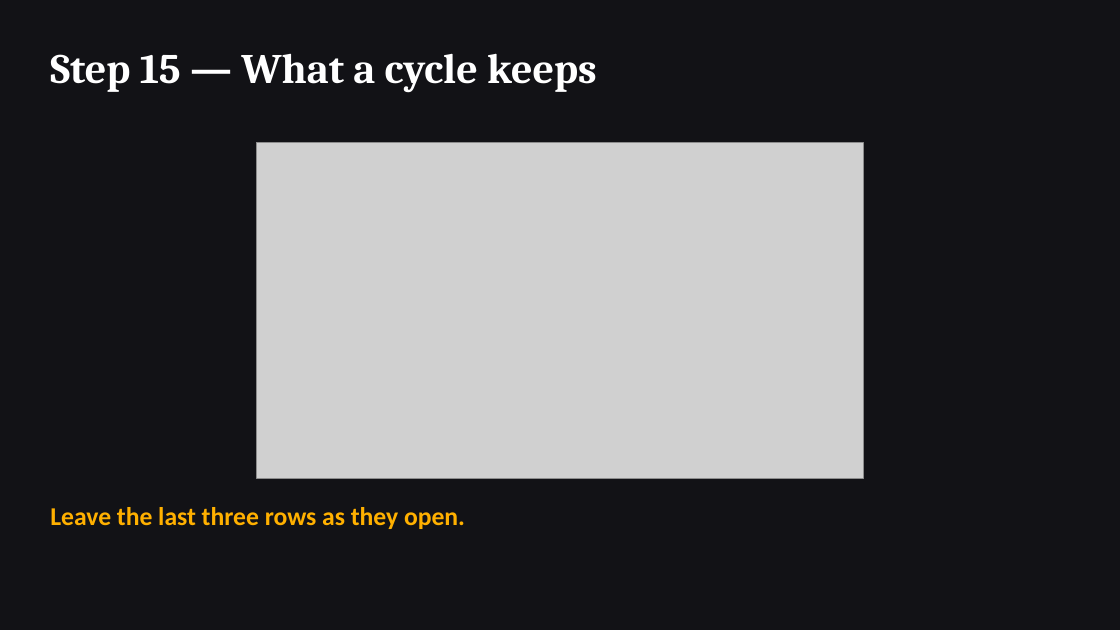
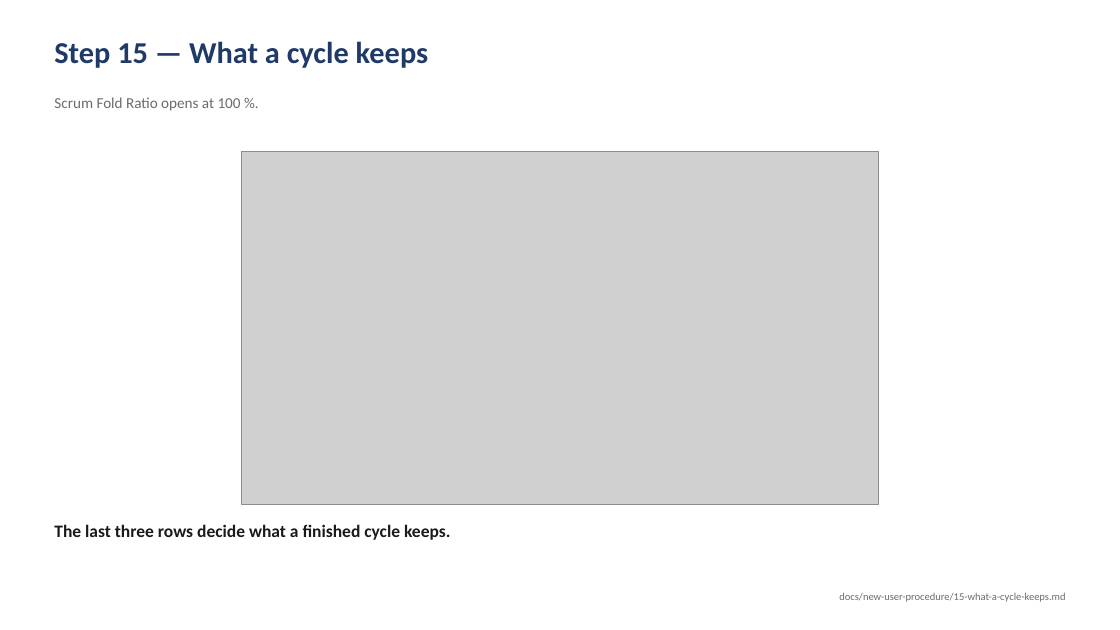
Before and after one commit to Acervator-LLC/ACERVATOR, a slide deck: slide 15 of docs/new-user-procedure/New-User-Procedure.pptx. Drawn at 1120x630 pixels with LibreOffice and Linux fonts; fonts in the diff are those of the drawing; grey boxes stand for pictures. Boxes give left, top, right and bottom in pixels: in the first picture for what was removed or moved away, otherwise in the second. Text is boxed around its words. In the diff, an @@ line names an element or a change of style, - is before the commit and + after.

```diff
--- a/docs/new-user-procedure/New-User-Procedure.pptx
+++ b/docs/new-user-procedure/New-User-Procedure.pptx
@@ background #121216 to #FFFFFF @@
@@ text "Step 15 — What a ...": place and size @@
-text "Step 15 — What a ..." at [50,53,597,93]
+text "Step 15 — What a ..." at [54,41,429,68]
@@ text "Step 15 — What a ..." at [54,41,429,68]: size 36 to 26 pt, font Cambria to Calibri, text colour #FFFFFF to #1F3A68; less space between paragraphs @@
@@ text added at [54,97,241,111], 13 pt, text #6B6B6B @@
+Scrum Fold Ratio opens at 100 %.
@@ picture: place and size @@
-picture at [256,143,863,479]
+picture at [241,151,879,504]
@@ text at [54,524,450,540]: text changed; size 22 to 15 pt; text colour #FFB000 to #1A1A1A @@
-Leave the last three rows as they open.
+The last three rows decide what a finished cycle keeps.
@@ text added at [839,593,1065,602], 9 pt, text #6B6B6B @@
+docs/new-user-procedure/15-what-a-cycle-keeps.md
```
Also in this commit, not shown: 26 other slides changed, 2 other files.
